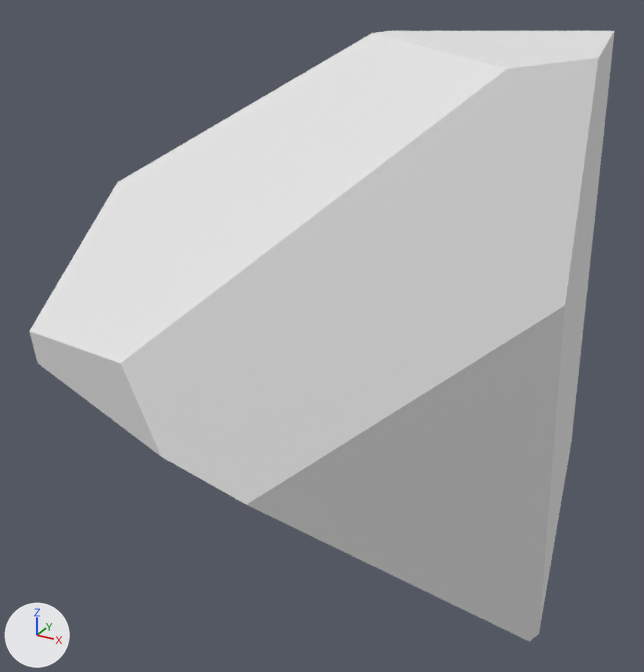
What one commit did to the OBJ model assets/pieces/potato_train/potato_0234.obj.
Before and after are seen from a 50 mm lens placed at (0.0227, -0.0429, 0.0205), pointed at (0.0, -0.0017, -0.0001). Lighting does not change. The marker at lower left points along +X, +Y and +Z. The older version comes first. Where no turn or scale is listed for an object, it has been applied to the vertices.

In view in the first picture: 'potato_0234'.
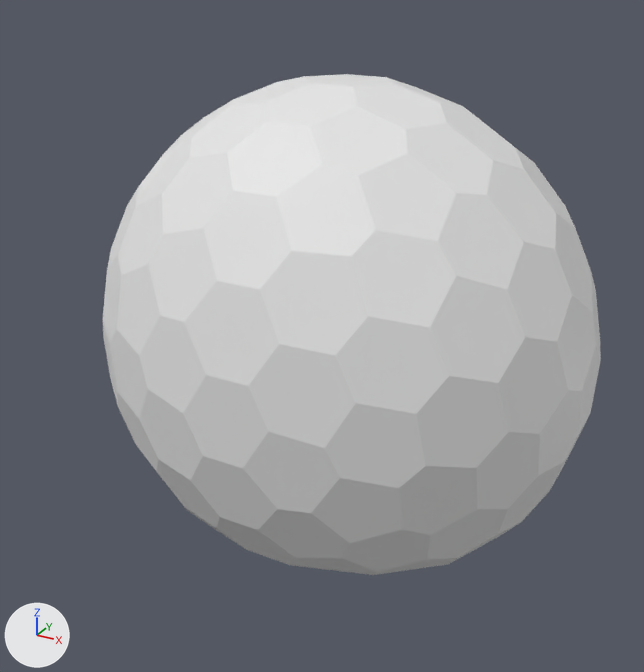
Patch to the scene script:
```diff
--- a/assets/pieces/potato_train/potato_0234.obj.py
+++ b/assets/pieces/potato_train/potato_0234.obj.py
@@ me_potato_0234 @@
 # used by ob_potato_0234; location = (0.0, 0.0, 0.0)
-me_potato_0234.from_pydata(...)  # 20 vertices, 36 faces; spans x -0.0173..0.0138, y -0.0146..0.0079, z -0.018..0.0164
+me_potato_0234.from_pydata(...)  # 248 vertices, 492 faces; spans x -0.0148..0.0148, y -0.0115..0.0091, z -0.0112..0.0139
+# me_potato_0234 part 1: the whole mesh is rebuilt
```

Boxes [x1, y1, x2, y2] around the edits, measured in the pictures (644 x 672 px):
'potato_0234', reshaped (15% narrower, 18% shorter)
    before: [29, 31, 615, 641]
    after: [102, 74, 601, 575]
